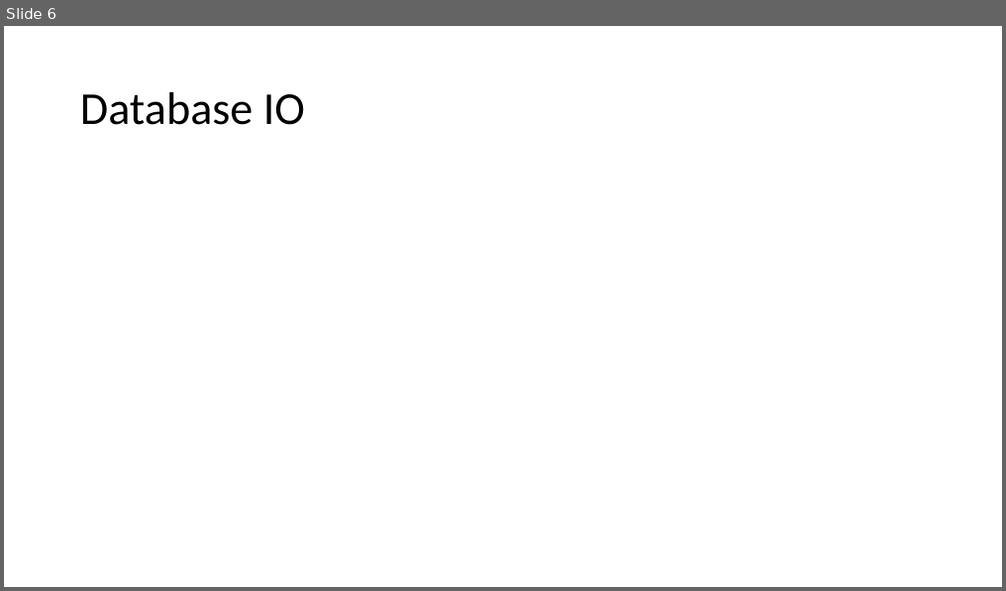
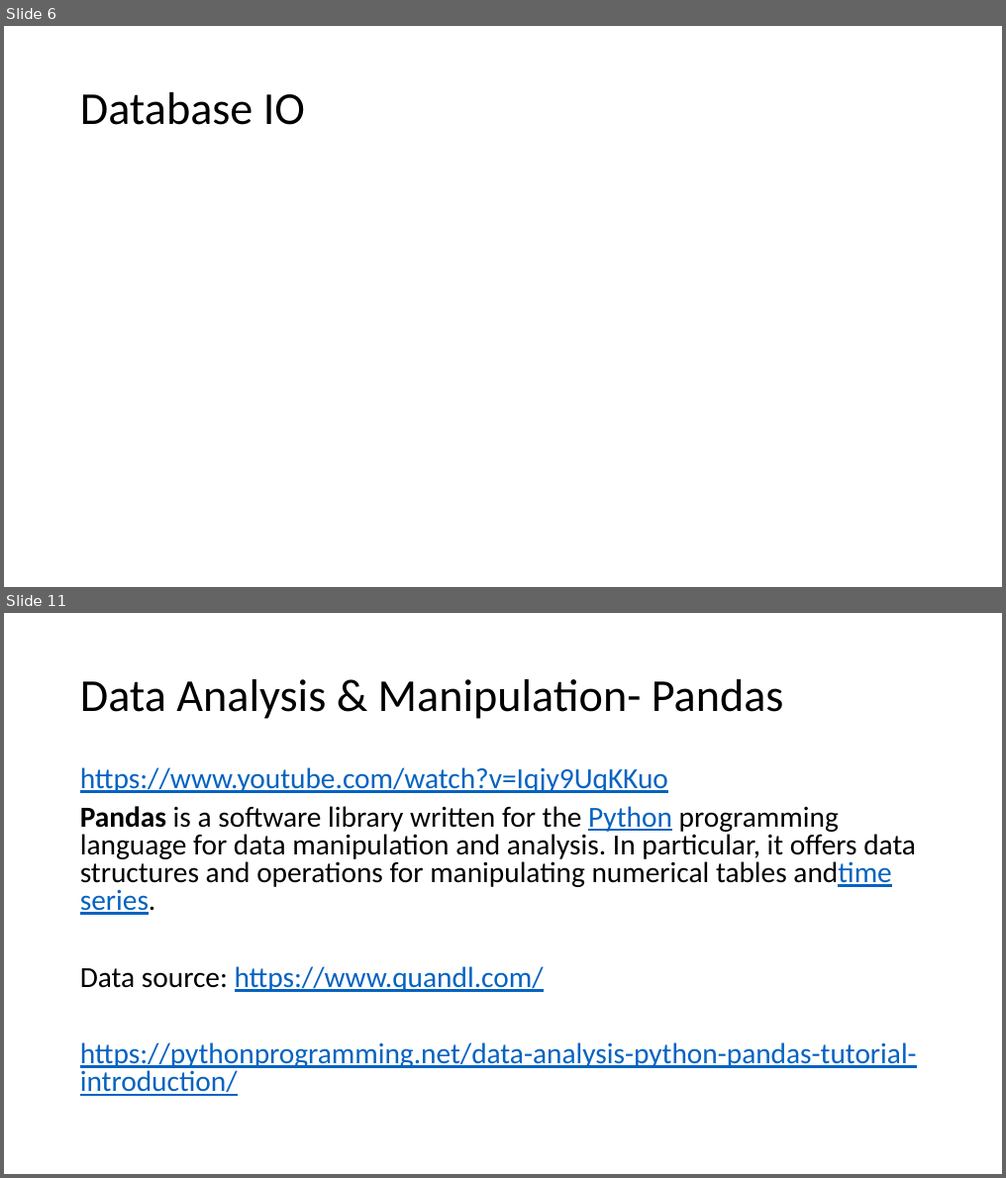
Before and after one commit to waytoalpit/MyBucket, a slide deck: Python Programming.pptx. Shown one above the other, each under a label of ours: slide 6 before the commit, slides 6 and 11 after it; the slides between them are not shown. The pictures are 1006x591 and 1006x1178 pixels, drawn with LibreOffice and Linux fonts; fonts in the diff are those of the drawing. Boxes give left, top, right and bottom in pixels: in the first picture for what was removed or moved away, otherwise in the second. Text is boxed around its words. In the diff, an @@ line names an element or a change of style, - is before the commit and + after.

```diff
--- a/Python Programming.pptx
+++ b/Python Programming.pptx
@@ slide 11 added at bbox=[4, 613, 1002, 1174], background #FFFFFF @@
@@ title added at bbox=[80, 679, 784, 719], 44 pt, text #000000 @@
+Data Analysis & Manipulation- Pandas
@@ text added at bbox=[80, 767, 917, 1096], 28 pt, text #000000 @@
+https://www.youtube.com/watch?v=Iqjy9UqKKuo
+Pandas is a software library written for the Python programming language for data manipulation and analysis. In particular, it offers data structures and operations for manipulating numerical tables andtime series.
+Data source: https://www.quandl.com/
+https://pythonprogramming.net/data-analysis-python-pandas-tutorial-introduction/
```
Also in this commit, not shown: 3 slides changed, 3 other slides added.
